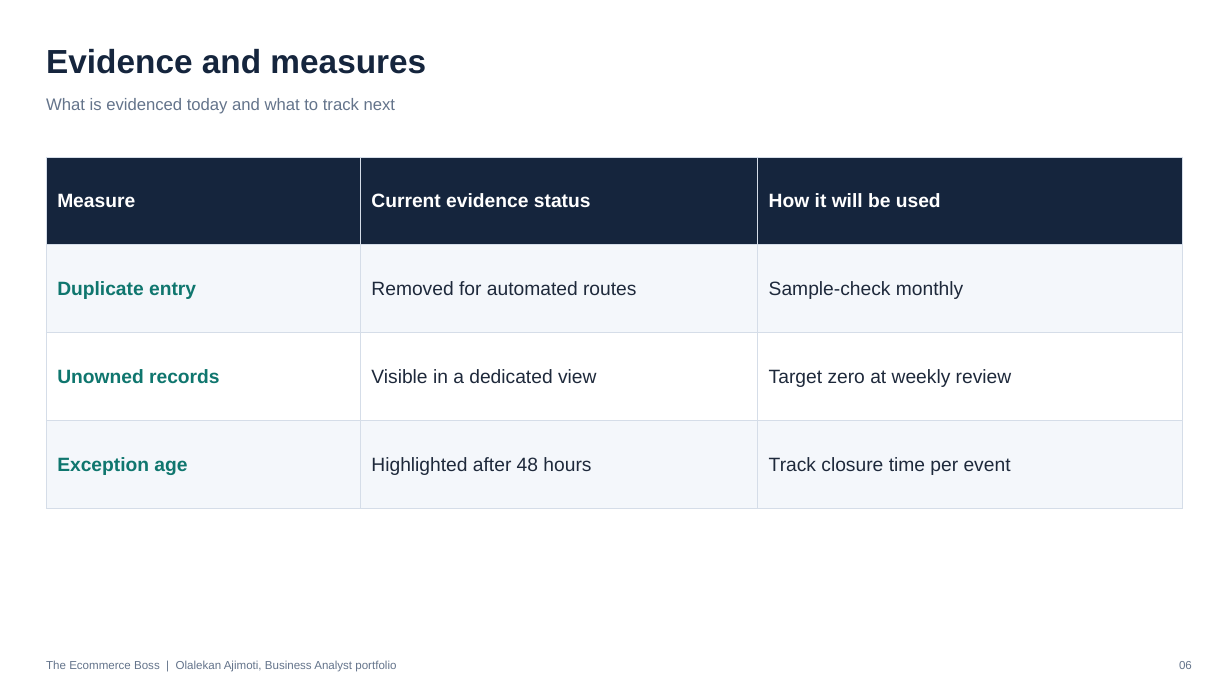
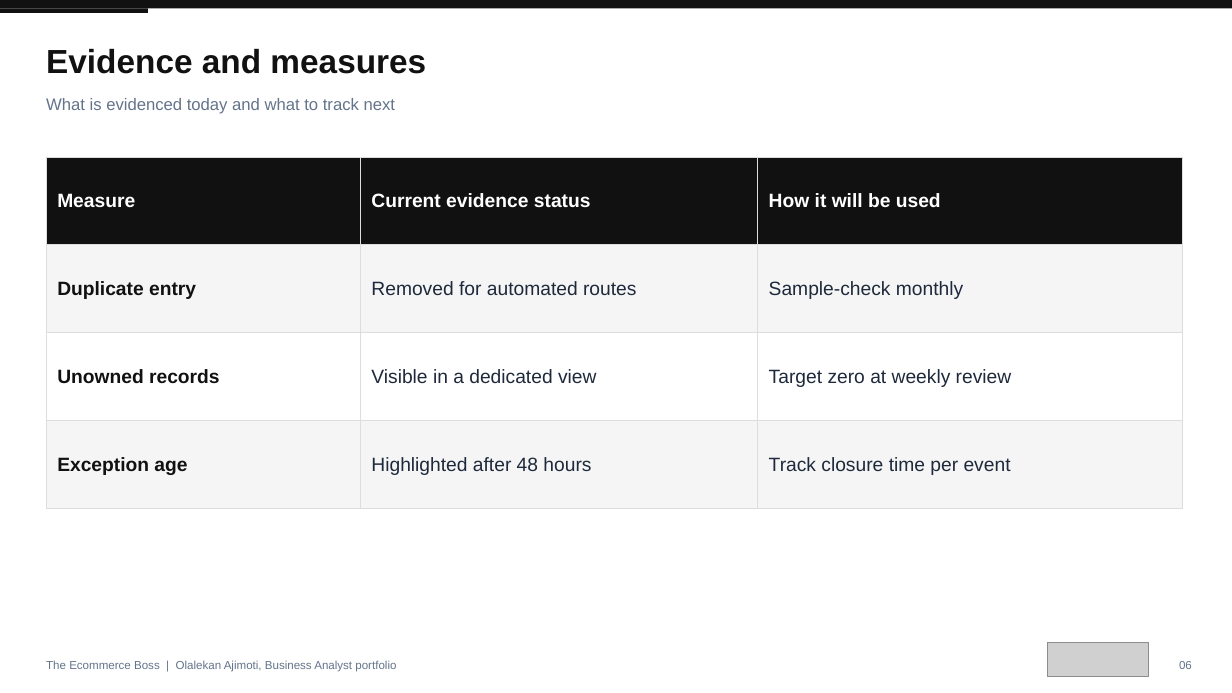
Before and after one commit to olalekanajimoti/business-analyst-portfolio, a slide deck: slide 6 of 01-delivered-case-studies/ecommerce-boss-event-automation/Deck/Executive_Deck.pptx. Drawn at 1232x693 pixels with LibreOffice and Linux fonts; fonts in the diff are those of the drawing; grey boxes stand for pictures. Boxes give left, top, right and bottom in pixels: in the first picture for what was removed or moved away, otherwise in the second. Text is boxed around its words. In the diff, an @@ line names an element or a change of style, - is before the commit and + after.

```diff
--- a/01-delivered-case-studies/ecommerce-boss-event-automation/Deck/Executive_Deck.pptx
+++ b/01-delivered-case-studies/ecommerce-boss-event-automation/Deck/Executive_Deck.pptx
@@ rectangle added at bbox=[0, 0, 1232, 8], fill #111111 @@
@@ rectangle added at bbox=[0, 8, 148, 13], fill #111111 @@
@@ text "Evidence and measures" at bbox=[46, 48, 426, 74]: text colour #15253D to #111111 @@
@@ table at bbox=[46, 157, 1183, 479] @@
@@ fill #15253D to #111111 in row 1 @@
@@ fill #F4F7FB to #F5F5F5 in 6 cells @@
@@ text colour #0F766E to #111111 in "Duplicate entry", "Unowned records", "Exception age" @@
@@ borders changed @@
@@ picture added at bbox=[1047, 643, 1149, 677] @@
```
Also in this commit, not shown: 6 other slides changed, 7 other files.
